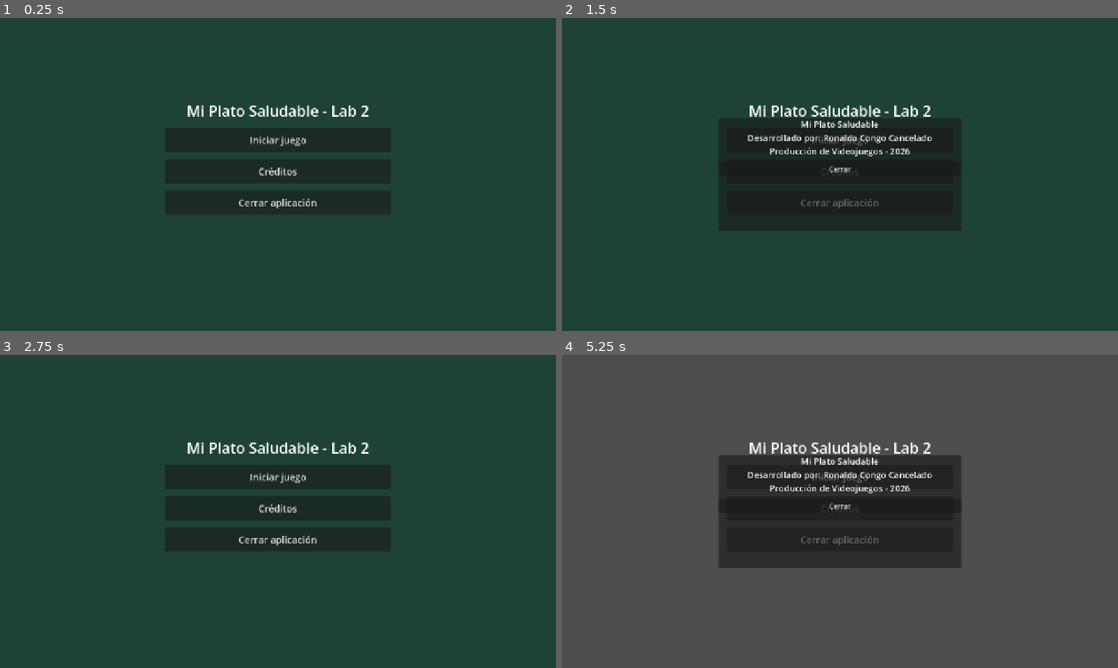
Above: before the commit, frames 1-4 (two rows, left to right).
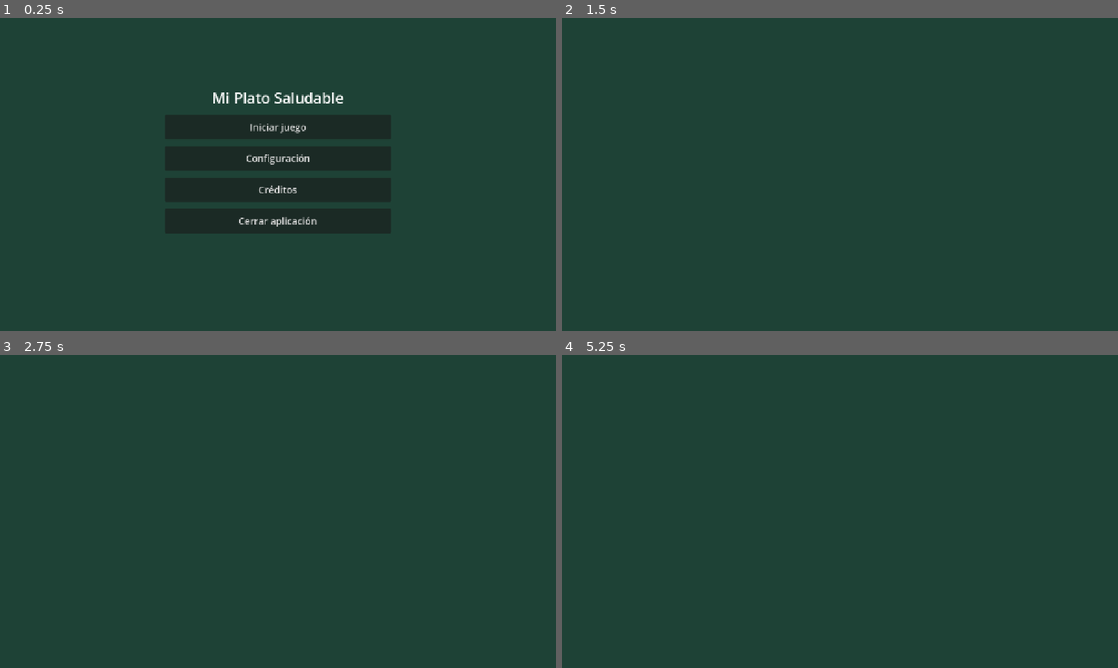
Above: after the commit, the same moments.

Repository: Rcongo01/produccion-videojuegos-2026-2
Game: Godot game, scene res://src/core/main_app.tscn
Same seed, same stepped clock (60 frames per second), same inputs: the game is played once before the commit and once after it.
Inputs (mouse positions are in pixels of both pictures, inside the frame that each line leads up to):
- Up to frame 1 (0.25 s): no input
- Up to frame 2 (1.5 s): click "Créditos" at 0.5 s; click (840, 202) at 1.25 s, where only the run before the commit has a clickable "Cerrar aplicación"
- Up to frame 3 (2.75 s): click (278, 505) at 2 s, where only the run before the commit has a clickable "Cerrar"
- Up to frame 4 (5.25 s): click (840, 477) at 2.75 s, where only the run before the commit has a clickable "Iniciar juego"; click (840, 570) at 3.5 s, where only the run before the commit has a clickable "Volver al menú"; click (840, 508) at 4.25 s, where only the run before the commit has a clickable "Créditos"; click (840, 539) at 5 s, where only the run before the commit has a clickable "Cerrar aplicación"

The runs differ from the first frame. In frame 1, 2.1% of the frame differs, in the area x 33-67%, y 23-67%; in frame 2, 11%; in frame 3, 1.0%; in frame 4, 94%, in the area x 0-100%, y 0-100%.

Commit message:
refactor: emit navigation requests from menu and simulation scenes

Diff:
--- a/src/scenes/main/menu_panel.gd
+++ b/src/scenes/main/menu_panel.gd
@@ -1,39 +1,24 @@
 # res://src/scenes/main/menu_panel.gd
-# Lab 2: referencias con @onready y señales conectadas por código (.connect()).
+# Lab 3: el menú ya no cambia de escena; solo emite intenciones al EventBus.
 extends Control
 
-# Captura de nodos hijos en caché tras cargarse el SceneTree
-@onready var btn_iniciar: Button = $VBoxMenu/BtnIniciar
-@onready var btn_creditos: Button = $VBoxMenu/BtnCreditos
-@onready var btn_salir: Button = $VBoxMenu/BtnSalir
-@onready var lbl_estado: Label = $VBoxMenu/LblTitle
-@onready var panel_creditos: PanelContainer = $PanelCreditos
-@onready var btn_cerrar_creditos: Button = $PanelCreditos/VBox/BtnCerrarCreditos
+@onready var btn_simulation: Button = $VBoxMenu/BtnSimulacion
+@onready var btn_config: Button = $VBoxMenu/BtnConfig
+@onready var btn_credits: Button = $VBoxMenu/BtnCredits
+@onready var btn_exit: Button = $VBoxMenu/BtnExit
 
 
 func _ready() -> void:
-	print("Mi Plato Saludable: menú inicial cargado correctamente.")
-	# Conexión local de eventos (Signals) mediante código
-	btn_iniciar.pressed.connect(_on_btn_iniciar_pressed)
-	btn_creditos.pressed.connect(_on_btn_creditos_pressed)
-	btn_cerrar_creditos.pressed.connect(_on_btn_cerrar_creditos_pressed)
-	btn_salir.pressed.connect(_on_btn_salir_pressed)
-
-
-func _on_btn_iniciar_pressed() -> void:
-	lbl_estado.text = "Cargando el plato..."
-	# Navegación acoplada heredada (se refactoriza en el Lab 3 con EventBus)
-	get_tree().change_scene_to_file("res://src/scenes/simulation/step_1_base.tscn")
-
-
-# Experimento de la Parte 9: pop-up de créditos mostrado/ocultado con señales
-func _on_btn_creditos_pressed() -> void:
-	panel_creditos.show()
-
-
-func _on_btn_cerrar_creditos_pressed() -> void:
-	panel_creditos.hide()
-
-
-func _on_btn_salir_pressed() -> void:
-	get_tree().quit()
+	# Lambdas inline que emiten la solicitud de navegación global
+	btn_simulation.pressed.connect(func() -> void:
+		EventBus.navigation_requested.emit("res://src/scenes/simulation/step_1_base.tscn")
+	)
+	btn_config.pressed.connect(func() -> void:
+		EventBus.navigation_requested.emit("res://src/scenes/config/config_panel.tscn")
+	)
+	btn_credits.pressed.connect(func() -> void:
+		EventBus.navigation_requested.emit("res://src/scenes/credits/credits_panel.tscn")
+	)
+	btn_exit.pressed.connect(func() -> void:
+		get_tree().quit()
+	)
--- a/src/scenes/main/menu_panel.tscn
+++ b/src/scenes/main/menu_panel.tscn
@@ -19,9 +19,9 @@
 anchor_right = 0.5
 anchor_bottom = 0.5
 offset_left = -260.0
-offset_top = -170.0
+offset_top = -200.0
 offset_right = 260.0
-offset_bottom = 170.0
+offset_bottom = 200.0
 grow_horizontal = 2
 grow_vertical = 2
 theme_override_constants/separation = 16
@@ -29,56 +29,29 @@
 [node name="LblTitle" type="Label" parent="VBoxMenu"]
 layout_mode = 2
 theme_override_font_sizes/font_size = 34
-text = "Mi Plato Saludable - Lab 2"
+text = "Mi Plato Saludable"
 horizontal_alignment = 1
-autowrap_mode = 3
 
-[node name="BtnIniciar" type="Button" parent="VBoxMenu"]
+[node name="BtnSimulacion" type="Button" parent="VBoxMenu"]
 custom_minimum_size = Vector2(0, 56)
 layout_mode = 2
 theme_override_font_sizes/font_size = 22
 text = "Iniciar juego"
 
-[node name="BtnCreditos" type="Button" parent="VBoxMenu"]
+[node name="BtnConfig" type="Button" parent="VBoxMenu"]
+custom_minimum_size = Vector2(0, 56)
+layout_mode = 2
+theme_override_font_sizes/font_size = 22
+text = "Configuración"
+
+[node name="BtnCredits" type="Button" parent="VBoxMenu"]
 custom_minimum_size = Vector2(0, 56)
 layout_mode = 2
 theme_override_font_sizes/font_size = 22
 text = "Créditos"
 
-[node name="BtnSalir" type="Button" parent="VBoxMenu"]
+[node name="BtnExit" type="Button" parent="VBoxMenu"]
 custom_minimum_size = Vector2(0, 56)
 layout_mode = 2
 theme_override_font_sizes/font_size = 22
 text = "Cerrar aplicación"
-
-[node name="PanelCreditos" type="PanelContainer" parent="."]
-visible = false
-layout_mode = 1
-anchors_preset = 8
-anchor_left = 0.5
-anchor_top = 0.5
-anchor_right = 0.5
-anchor_bottom = 0.5
-offset_left = -280.0
-offset_top = -130.0
-offset_right = 280.0
-offset_bottom = 130.0
-grow_horizontal = 2
-grow_vertical = 2
-
-[node name="VBox" type="VBoxContainer" parent="PanelCreditos"]
-layout_mode = 2
-theme_override_constants/separation = 12
-
-[node name="LblCreditos" type="Label" parent="PanelCreditos/VBox"]
-layout_mode = 2
-theme_override_font_sizes/font_size = 20
-text = "Mi Plato Saludable
-Desarrollado por: Ronaldo Congo Cancelado
-Producción de Videojuegos - 2026"
-horizontal_alignment = 1
-autowrap_mode = 3
-
-[node name="BtnCerrarCreditos" type="Button" parent="PanelCreditos/VBox"]
-layout_mode = 2
-text = "Cerrar"
--- a/src/scenes/simulation/step_1_base.gd
+++ b/src/scenes/simulation/step_1_base.gd
@@ -1,5 +1,6 @@
 # res://src/scenes/simulation/step_1_base.gd
 # Lab 2: un mismo callback reutilizado con .bind() para los 6 grupos del plato.
+# Lab 3: el regreso al menú se solicita al EventBus (sin rutas de cambio de escena directas).
 extends Control
 
 @onready var btn_grupo_1: Button = $VBoxContainer/GridContainer/BtnGrupo1
@@ -33,14 +34,11 @@
 		"Azúcares",
 		"Dan energía rápida, pero se deben comer pocas veces y en poca cantidad."))
 
-	btn_volver.pressed.connect(_on_btn_volver_pressed)
+	btn_volver.pressed.connect(func() -> void:
+		EventBus.navigation_requested.emit("res://src/scenes/main/menu_panel.tscn")
+	)
 
 
 func _on_grupo_selected(nombre_grupo: String, funcion: String) -> void:
 	lbl_status_local.text = "%s\n%s" % [nombre_grupo, funcion]
 	print("Grupo seleccionado de forma local: ", nombre_grupo)
-
-
-func _on_btn_volver_pressed() -> void:
-	# Navegación básica y acoplada heredada (será refactorizada en el Lab 3)
-	get_tree().change_scene_to_file("res://src/scenes/main/menu_panel.tscn")
Not shown, changed: src/scenes/main/menu_panel.gd.uid
Not shown, changed: src/scenes/simulation/step_1_base.gd.uid
